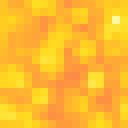
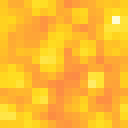
Layer changes from the first 128x128 image to the second:
removed layer "Frame 1 #1" over (x1=0, y1=0, x2=128, y2=128)
removed layer "Frame 2 #1" over (x1=0, y1=0, x2=128, y2=128)
added layer "Frame 151 (interpolated) (50ms) (replace)" above "Frame 150 (interpolated) (50ms) (replace)" over (x1=0, y1=0, x2=128, y2=128)
added layer "Frame 150 (interpolated) (50ms) (replace)" above "Frame 149 (interpolated) (50ms) (replace)" over (x1=0, y1=0, x2=128, y2=128)
added layer "Frame 149 (interpolated) (50ms) (replace)" above "Frame 148 (50ms) (replace)" over (x1=0, y1=0, x2=128, y2=128)
added layer "Frame 148 (50ms) (replace)" above "Frame 147 (interpolated) (50ms) (replace)" over (x1=0, y1=0, x2=128, y2=128)
added layer "Frame 147 (interpolated) (50ms) (replace)" above "Frame 146 (interpolated) (50ms) (replace)" over (x1=0, y1=0, x2=128, y2=128)
added layer "Frame 146 (interpolated) (50ms) (replace)" above "Frame 145 (interpolated) (50ms) (replace)" over (x1=0, y1=0, x2=128, y2=128)
added layer "Frame 145 (interpolated) (50ms) (replace)" above "Frame 144 (50ms) (replace)" over (x1=0, y1=0, x2=128, y2=128)
added layer "Frame 144 (50ms) (replace)" above "Frame 143 (interpolated) (50ms) (replace)" over (x1=0, y1=0, x2=128, y2=128)
added layer "Frame 143 (interpolated) (50ms) (replace)" above "Frame 142 (interpolated) (50ms) (replace)" over (x1=0, y1=0, x2=128, y2=128)
added layer "Frame 142 (interpolated) (50ms) (replace)" above "Frame 141 (interpolated) (50ms) (replace)" over (x1=0, y1=0, x2=128, y2=128)
added layer "Frame 141 (interpolated) (50ms) (replace)" above "Frame 140 (50ms) (replace)" over (x1=0, y1=0, x2=128, y2=128)
added layer "Frame 140 (50ms) (replace)" above "Frame 139 (interpolated) (50ms) (replace)" over (x1=0, y1=0, x2=128, y2=128)
added layer "Frame 139 (interpolated) (50ms) (replace)" above "Frame 138 (interpolated) (50ms) (replace)" over (x1=0, y1=0, x2=128, y2=128)
…and 161 more changes (127 added, 8 painted, 24 removed, 10 renamed, 2 stack)
